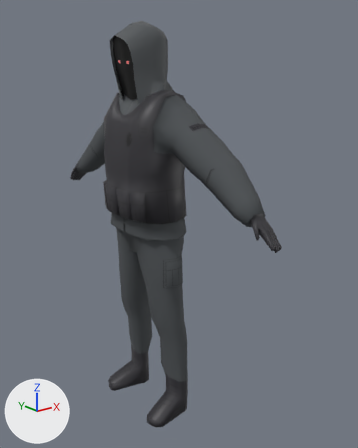
An edit to the FBX model SourceAssets/Characters/HiddenHand/Soldier/HiddenHand_Soldier_Base.fbx, drawn before and after from the same camera.
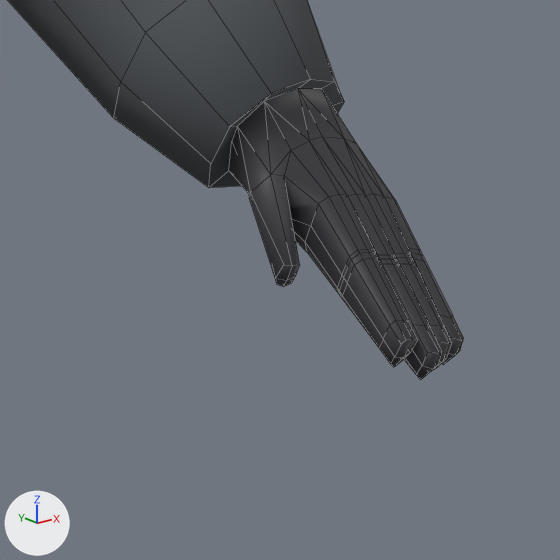
The first picture shows the older version from a camera (50 mm lens) standing at (-1.419, -2.011, 1.8) and looking at (0.11, -0.1, 1.036). The close-ups show the older and then the newer version on the part from 61% to 82% of the width and 45% to 62% of the height of that picture. Only the edits that show in the close-ups are written down. The lights are fixed; the arrows at lower left show +X, +Y and +Z. The close-ups show mesh edges as thin lines.

Script lines for the objects in view, before the commit:
```python
me_cylinder = bpy.data.meshes.new('Cylinder')
me_cylinder.from_pydata(...)  # 1226 vertices, 1236 faces; spans x -0.21..0.15, y -0.85..0.85, z 0.0..2.01
# faces by material slot: [77, 368, 611, 180]
me_cylinder.materials.append(mat_head)  # picture img_hiddenhand_soldier1_head_png
me_cylinder.materials.append(mat_body)  # picture img_hiddenhand_soldier1_body_png
me_cylinder.materials.append(mat_boots)  # picture img_hiddenhand_soldier1_handsboots_png
me_cylinder.materials.append(mat_material_001)  # picture img_hiddenhand_soldier1_armor_png
ob_mesh = bpy.data.objects.new('Mesh', me_cylinder)
ob_mesh.location = (0.0, 0.0, 0.0)
```
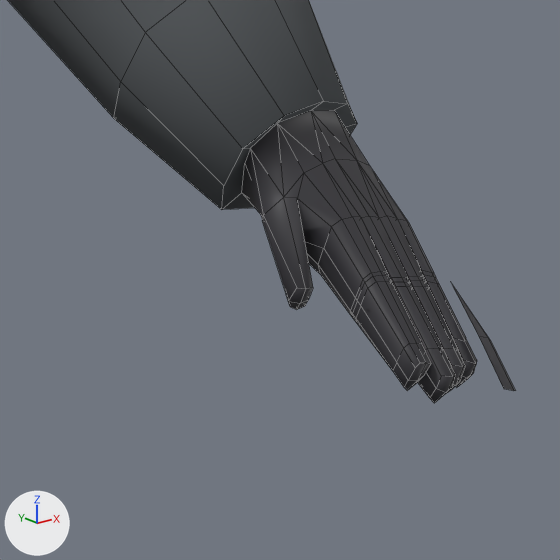
Changed parts and their boxes (x1, y1, x2, y2) in the close-ups (560 x 560 px; the box of a moved part takes in the faces that stretch with it):
'Mesh', reshaped
    before: (8, 0, 463, 380)
    after: (8, 0, 477, 403)
'Head_GibCap', added
    after: (452, 285, 515, 391)
part 1 of me_cylinder, moved or reshaped
    before: (114, 0, 463, 380)
    after: (114, 0, 477, 403)

The edits, one by one:
me_cylinder is used by ob_mesh; location (0.0, 0.0, 0.0).
me_cylinder had 1226 vertices, 1236 faces and spanned x -0.21..0.15, y -0.85..0.85, z 0.0..2.01.
me_cylinder now has 1226 vertices, 1236 faces and spans x -0.21..0.15, y -0.86..0.87, z 0.0..2.01.
me_cylinder part 1: all 241 vertices in x -0.05..0.06, y -0.85..-0.7, z 1.12..1.26 are moved by (0.0, -0.01, -0.01).
Other edits to the shape of me_cylinder do not show in these pictures.
Mesh me_cylinder_005 is new.
It has 22 vertices, 6 faces and spans x -0.101..0.098, y -0.866..0.133, z 1.109..1.698.
Faces by material slot: [1, 1, 4].
It uses material mat_head (picture img_hiddenhand_soldier1_head_png).
It uses material mat_body (picture img_hiddenhand_soldier1_body_png).
It uses material mat_boots (picture img_hiddenhand_soldier1_handsboots_png).
Object 'Head_GibCap' (ob_head_gibcap) is new; it shows me_cylinder_005.
Its location is (0.0, 0.0, 0.0).
